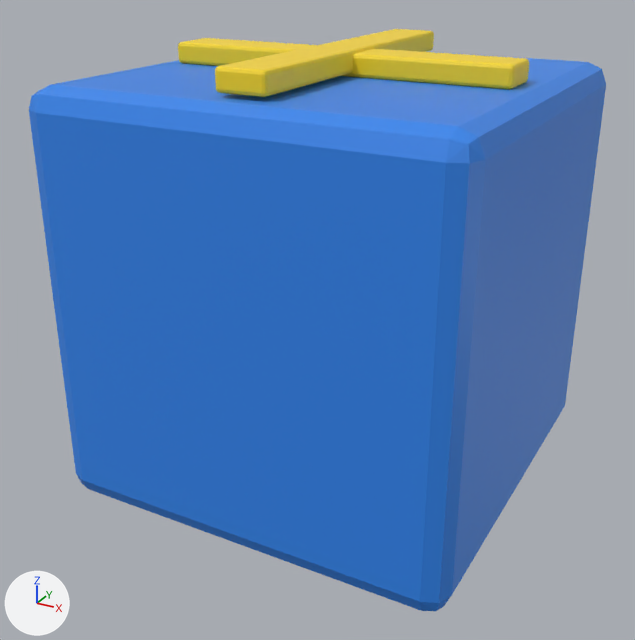
One commit to the Blender file RedFortress2/MultiPassRendering/res/model/pushable_box/pushable_box.blend: the scene before it, then after it.
Camera for both pictures: a 50 mm camera at (1.136, -2.199, 1.547) aimed at (-0.026, -0.087, 0.49). Arrows for +X, +Y and +Z are at lower left; the lights stay in place. The first picture is the older version.

Before the edit, the objects in view are built like this:
```python
me_pushableboxbodymesh = bpy.data.meshes.new('PushableBoxBodyMesh')
me_pushableboxbodymesh.from_pydata(...)  # 56 vertices, 54 faces; spans x -0.6..0.6, y -0.6..0.6, z 0.0..1.2
me_pushableboxbodymesh.materials.append(mat_pushableboxblue)  # blue #3086ed
me_pushableboxtopstripeamesh = bpy.data.meshes.new('PushableBoxTopStripeAMesh')
me_pushableboxtopstripeamesh.from_pydata(...)  # 56 vertices, 54 faces; spans x -0.5..0.5, y -0.07..0.07, z -0.03..0.03
me_pushableboxtopstripeamesh.materials.append(mat_pushableboxwarningyellow)  # yellow #ffdd27
me_pushableboxtopstripebmesh = bpy.data.meshes.new('PushableBoxTopStripeBMesh')
me_pushableboxtopstripebmesh.from_pydata(...)  # 56 vertices, 54 faces; spans x -0.07..0.07, y -0.5..0.5, z -0.03..0.03
me_pushableboxtopstripebmesh.materials.append(mat_pushableboxwarningyellow)  # yellow #ffdd27
ob_pushableboxbody = bpy.data.objects.new('PushableBoxBody', me_pushableboxbodymesh)
ob_pushableboxbody.location = (0.0, 0.0, 0.0)
ob_pushableboxtopstripea = bpy.data.objects.new('PushableBoxTopStripeA', me_pushableboxtopstripeamesh)
ob_pushableboxtopstripea.location = (0.0, 0.0, 1.23)
ob_pushableboxtopstripeb = bpy.data.objects.new('PushableBoxTopStripeB', me_pushableboxtopstripebmesh)
ob_pushableboxtopstripeb.location = (0.0, 0.0, 1.24)
```
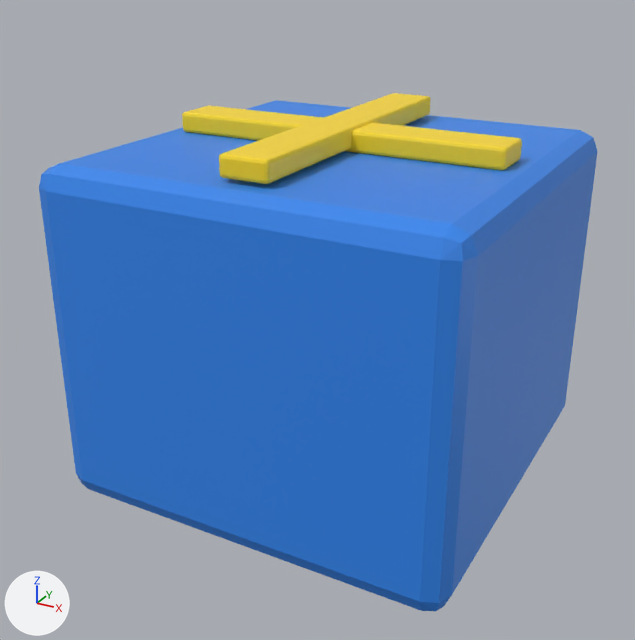
Changed parts and their boxes (x1, y1, x2, y2) in the pictures (635 x 640 px; the box of a moved part takes in the faces that stretch with it):
'PushableBoxBody', reshaped (10% shorter): before (29, 42, 606, 611); after (39, 100, 597, 611)
'PushableBoxTopStripeA', moved: before (178, 38, 529, 89); after (182, 106, 522, 171)
'PushableBoxTopStripeB', moved: before (215, 29, 434, 97); after (219, 93, 431, 184)
part 1 of me_pushableboxbodymesh, moved or reshaped: before (29, 42, 606, 264); after (39, 100, 597, 264)

Edits to the bpy script that builds the scene:
```text
Change me_pushableboxbodymesh:
    used by ob_pushableboxbody; location = (0.0, 0.0, 0.0)
    remove me_pushableboxbodymesh.from_pydata(...)  # 56 vertices, 54 faces; spans x -0.6..0.6, y -0.6..0.6, z 0.0..1.2
    add me_pushableboxbodymesh.from_pydata(...)  # 56 vertices, 54 faces; spans x -0.6..0.6, y -0.6..0.6, z 0.0..1.0
    me_pushableboxbodymesh part 1: all 28 vertices in x -0.6..0.6, y -0.6..0.6, z 1.14..1.2 are moved by (0.0, 0.0, -0.2)
Change ob_pushableboxtopstripea:
    ob_pushableboxtopstripea.location: (0.0, 0.0, 1.23) -> (0.0, 0.0, 1.03)
Change ob_pushableboxtopstripeb:
    ob_pushableboxtopstripeb.location: (0.0, 0.0, 1.24) -> (0.0, 0.0, 1.04)
```
